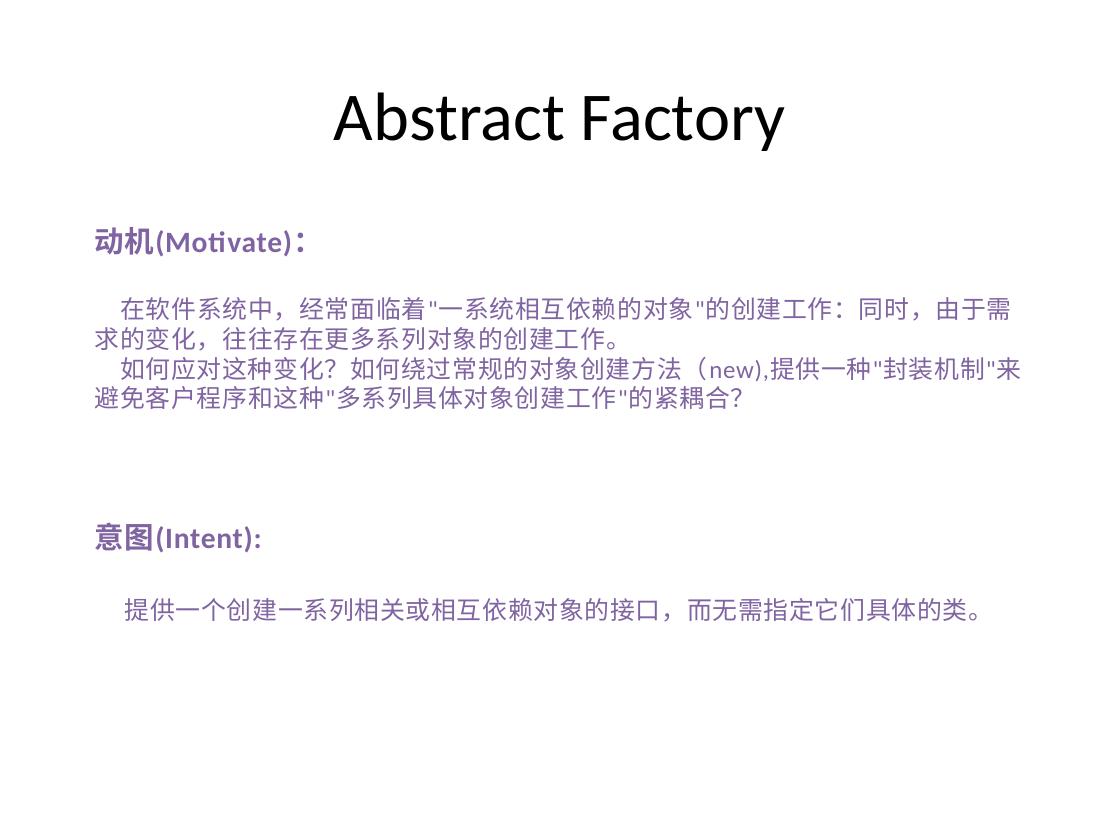
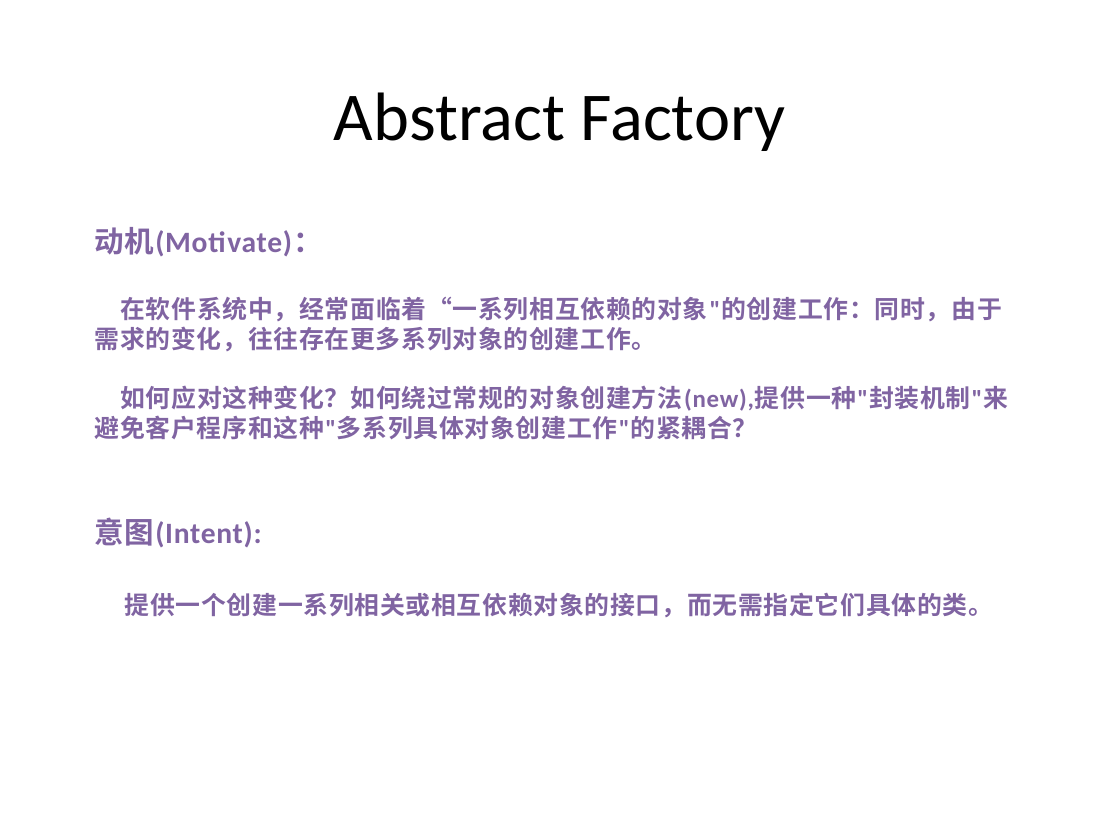
Before and after one commit to PlumpMath/DesignPattern-956, a slide deck: slide 29 of _Doc/Design Pattern (C#) - Part 1.pptx. Drawn at 1120x840 pixels with LibreOffice and Linux fonts; fonts in the diff are those of the drawing. Boxes give left, top, right and bottom in pixels: in the first picture for what was removed or moved away, otherwise in the second. Text is boxed around its words. In the diff, an @@ line names an element or a change of style, - is before the commit and + after.

Commit message:
Updated PPT.

```diff
--- a/_Doc/Design Pattern (C#) - Part 1.pptx
+++ b/_Doc/Design Pattern (C#) - Part 1.pptx
@@ text at (95,297,1008,439): text changed; bold on @@
-在软件系统中，经常面临着"一系统相互依赖的对象"的创建工作：同时，由于需求的变化，往往存在更多系列对象的创建工作。
-如何应对这种变化？如何绕过常规的对象创建方法（new),提供一种"封装机制"来避免客户程序和这种"多系列具体对象创建工作"的紧耦合？
+在软件系统中，经常面临着“一系列相互依赖的对象"的创建工作：同时，由于需求的变化，往往存在更多系列对象的创建工作。
+如何应对这种变化？如何绕过常规的对象创建方法(new),提供一种"封装机制"来避免客户程序和这种"多系列具体对象创建工作"的紧耦合？
@@ text at (125,593,994,617): bold on in "提供一个创建一系列相关或相互依赖对象的接口，而无需指定它们具体的类。" @@
```
Also in this commit, not shown: 1 other slide changed.
